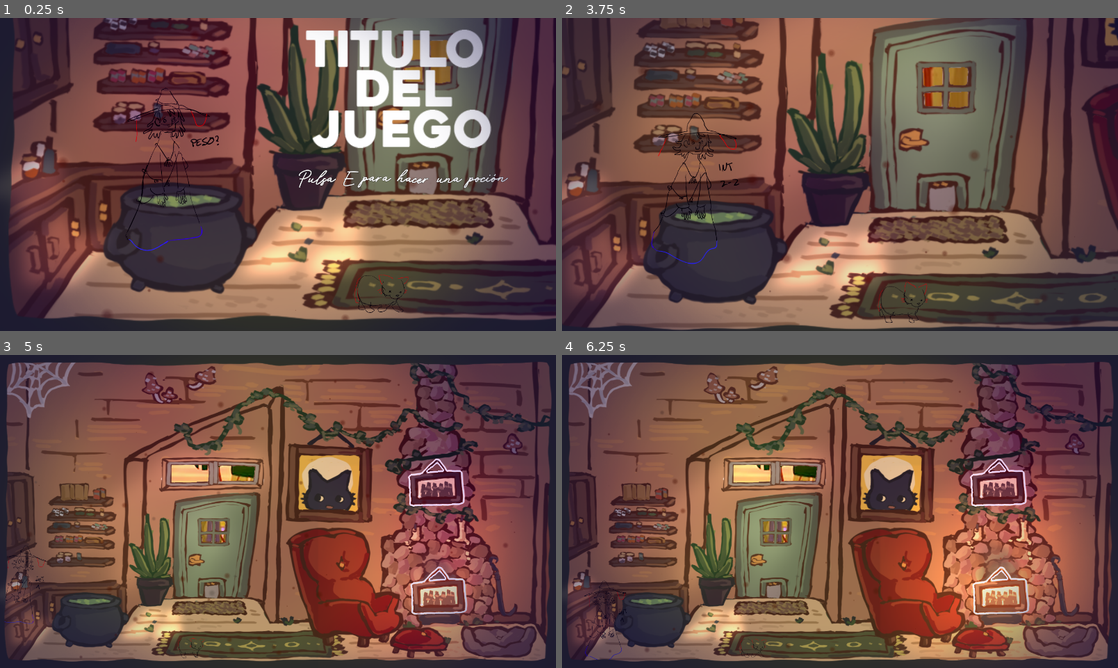
Above: before the commit, frames 1-4 (two rows, left to right).
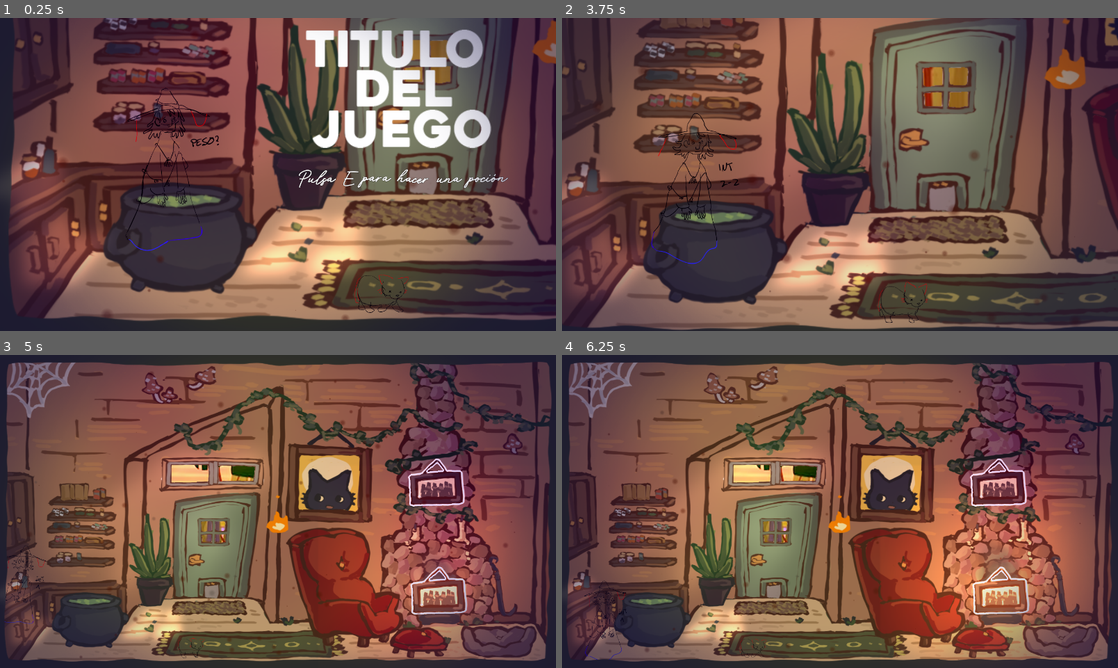
Above: after the commit, the same moments.

Repository: Mapachana/GlobalGameJam25
Game: Godot game, scene res://Scenes/Main.tscn
Two runs of this game, one before a commit and one after it. Both use one fixed random seed, a clock stepped at 60 frames per second and the inputs below. Sound files missing from this copy of the repository are replaced by a short silence.
Inputs:
- Up to frame 1 (0.25 s): no input
- Up to frame 2 (3.75 s): tap E at 0.5, 1.25 s; hold Right (ui_right) 0.53-1.28 s; tap Enter (ui_accept) at 0.77, 1.52, 3.02 s; hold Down (ui_down) 1.28-2.03 s; hold Right (ui_right) 2.03-2.78 s; hold Up (ui_up) 2.78-3.53 s; hold Left (ui_left) from 3.53 s (still down)
- Up to frame 3 (5 s): keep holding Left (ui_left); tap Enter (ui_accept) at 3.77, 4.52 s
- Up to frame 4 (6.25 s): release Left (ui_left) at 5.03 s; hold Down (ui_down) 5.03-5.78 s; hold Right (ui_right) from 5.78 s (still down); tap Enter (ui_accept) at 6.02 s

The runs differ from the first frame. In frame 1, 0.3% of the frame differs, in the area x 95-100%, y 0-15%; in frame 2, 0.6%, in the area x 86-95%, y 0-23%; in frame 3, 0.2%; in frame 4, 0.2%.

Commit message:
ni idea!

Diff:
--- a/ggj2025/Scenes/Main.tscn
+++ b/ggj2025/Scenes/Main.tscn
@@ -12,12 +12,16 @@
 [ext_resource type="Texture2D" uid="uid://ch5mkjvvi1dmw" path="res://Images/cosas salon/caldero.png" id="5_0lyv4"]
 [ext_resource type="Texture2D" uid="uid://bid536u4ornod" path="res://Images/estudio sucio.jpg" id="5_2dtpk"]
 [ext_resource type="Texture2D" uid="uid://bgrjt4dgkhlwf" path="res://Images/pj IDLE/idle0001.png" id="6_2dvtn"]
+[ext_resource type="Texture2D" uid="uid://dspvcvriqgq6r" path="res://Images/cosas salon/fuego animacion/fuego 1.png" id="7_hjuh5"]
 [ext_resource type="Texture2D" uid="uid://22fqkovei0yb" path="res://Images/pj IDLE/idle0002.png" id="7_mx3v3"]
 [ext_resource type="AudioStream" uid="uid://77latoqsh4re" path="res://Music/prueba/GGJ2024.ogg" id="7_t5vac"]
 [ext_resource type="PackedScene" uid="uid://d18pqfbs864oc" path="res://Scenes/Objeto.tscn" id="8_nq87s"]
+[ext_resource type="Texture2D" uid="uid://c16pexaqg3j8a" path="res://Images/cosas salon/fuego animacion/fuego 2.png" id="8_opt5y"]
 [ext_resource type="Texture2D" uid="uid://cgwoao6dnl2tj" path="res://Images/pj IDLE/idle0003.png" id="8_w7jbf"]
 [ext_resource type="Texture2D" uid="uid://p1wm85ja15ts" path="res://Images/pj IDLE/idle0004.png" id="9_ssc1a"]
+[ext_resource type="Texture2D" uid="uid://30ds5amj75rs" path="res://Images/cosas salon/fuego animacion/fuego 3.png" id="9_yfbeq"]
 [ext_resource type="Texture2D" uid="uid://naeh6ufyif3p" path="res://Images/pj IDLE/idle0005.png" id="10_3gi8y"]
+[ext_resource type="Texture2D" uid="uid://6x5xjg8wkvsw" path="res://Images/cosas salon/fuego animacion/fuego 4.png" id="10_tfqec"]
 [ext_resource type="Texture2D" uid="uid://c70njrpj2p2vw" path="res://Images/pj IDLE/idle0006.png" id="11_w25dd"]
 [ext_resource type="Texture2D" uid="uid://dttyofobqp1p3" path="res://Images/pj IDLE/idle0007.png" id="12_y5rp1"]
 [ext_resource type="Texture2D" uid="uid://cxr2ra5au8o6g" path="res://Images/pj IDLE/idle0008.png" id="13_1u73p"]
@@ -65,6 +69,26 @@
 _data = [Vector2(0.103704, 0.266768), 0.0, 0.0, 0, 0, Vector2(0.52963, 0.980183), 0.0, 0.0, 0, 0]
 point_count = 2
 
+[sub_resource type="SpriteFrames" id="SpriteFrames_5rmxy"]
+animations = [{
+"frames": [{
+"duration": 1.0,
+"texture": ExtResource("7_hjuh5")
+}, {
+"duration": 1.0,
+"texture": ExtResource("8_opt5y")
+}, {
+"duration": 1.0,
+"texture": ExtResource("9_yfbeq")
+}, {
+"duration": 1.0,
+"texture": ExtResource("10_tfqec")
+}],
+"loop": true,
+"name": &"default",
+"speed": 12.0
+}]
+
 [sub_resource type="SpriteFrames" id="SpriteFrames_dgg74"]
 animations = [{
 "frames": [{
@@ -374,6 +398,9 @@
 [node name="SalonBorde" type="Sprite2D" parent="Salon"]
 z_index = 1
 texture = ExtResource("4_dy0fd")
+
+[node name="AnimatedSprite2D" type="AnimatedSprite2D" parent="Salon"]
+sprite_frames = SubResource("SpriteFrames_5rmxy")
 
 [node name="Cocina" type="Sprite2D" parent="."]
 position = Vector2(2167.5, 405)
Binary file added: ggj2025/Images/cosas salon/fuego animacion/fuego 1.png
Not shown, added: ggj2025/Images/cosas salon/fuego animacion/fuego 1.png.import
Binary file added: ggj2025/Images/cosas salon/fuego animacion/fuego 2.png
Not shown, added: ggj2025/Images/cosas salon/fuego animacion/fuego 2.png.import
Binary file added: ggj2025/Images/cosas salon/fuego animacion/fuego 3.png
Not shown, added: ggj2025/Images/cosas salon/fuego animacion/fuego 3.png.import
Binary file added: ggj2025/Images/cosas salon/fuego animacion/fuego 4.png
Not shown, added: ggj2025/Images/cosas salon/fuego animacion/fuego 4.png.import
Not shown: 1 places in ggj2025/Scenes/Main.tscn that only renumber resources
